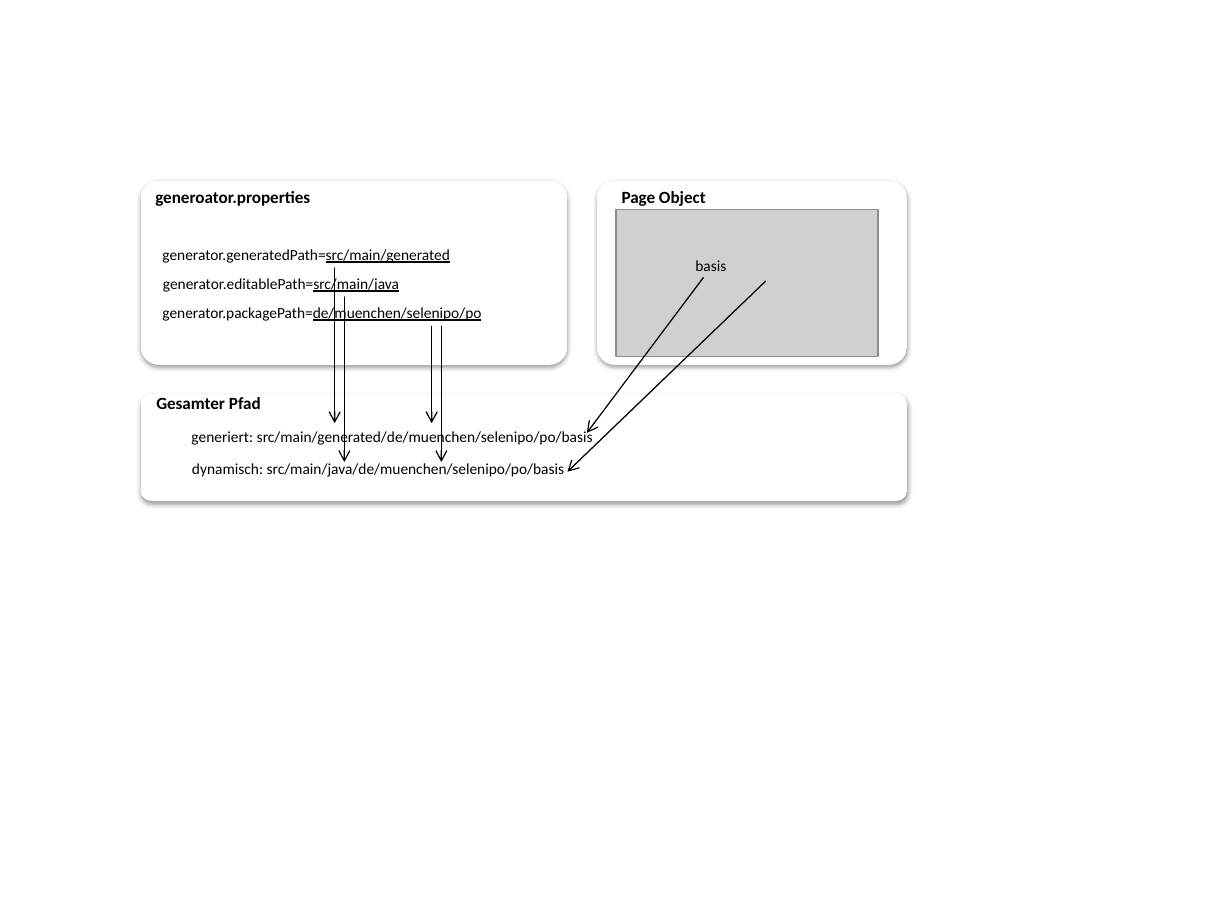
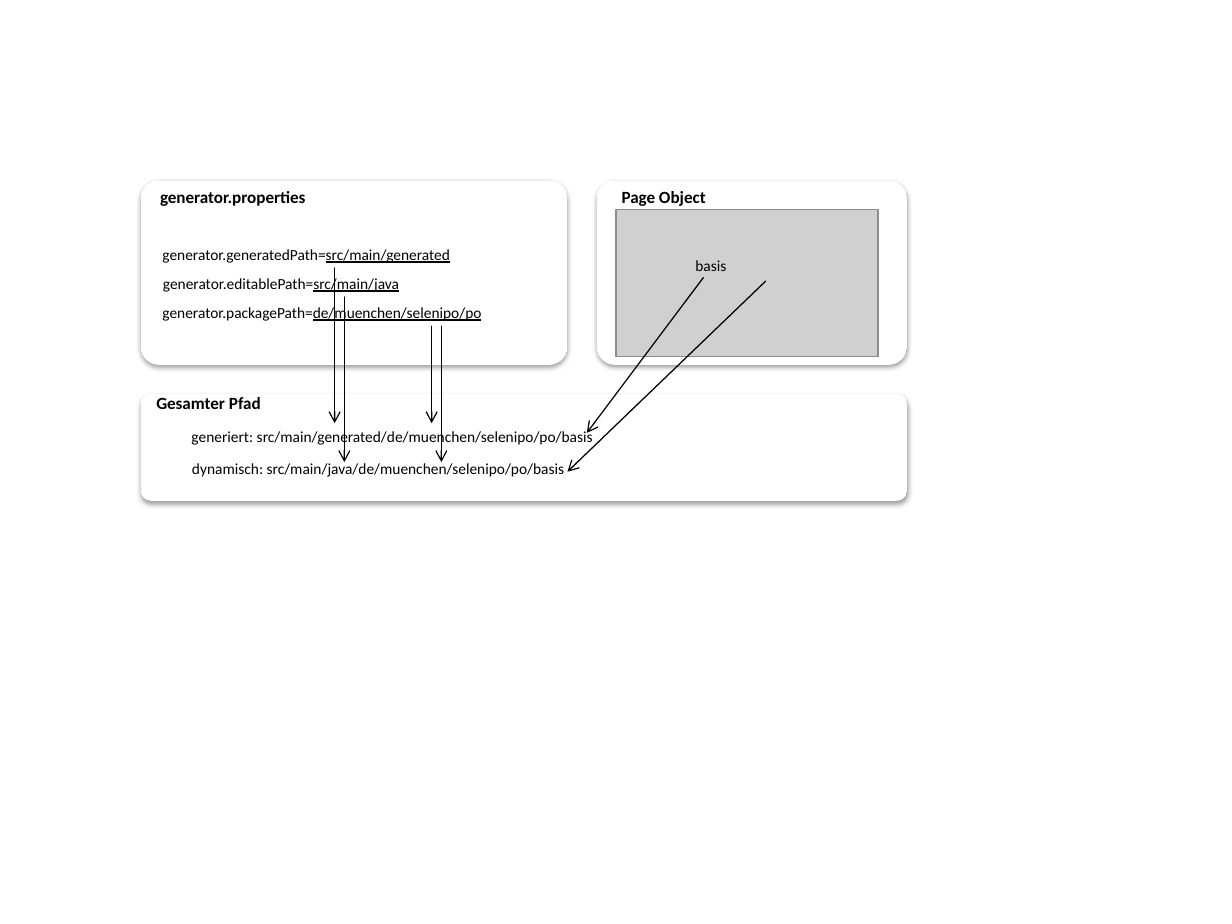
Before and after one commit to uhafner/SeleniPo, a slide deck: slide 1 of Masterarbeit/bildsrc/packageGeneration.pptx. Drawn at 1232x924 pixels with LibreOffice and Linux fonts; fonts in the diff are those of the drawing; grey boxes stand for pictures. Boxes give left, top, right and bottom in pixels: in the first picture for what was removed or moved away, otherwise in the second. Text is boxed around its words. In the diff, an @@ line names an element or a change of style, - is before the commit and + after.

```diff
--- a/Masterarbeit/bildsrc/packageGeneration.pptx
+++ b/Masterarbeit/bildsrc/packageGeneration.pptx
@@ text at <box>160,191,306,206</box>: text changed @@
-generoator.properties
+generator.properties
```
Also in this commit, not shown: 30 other files.
